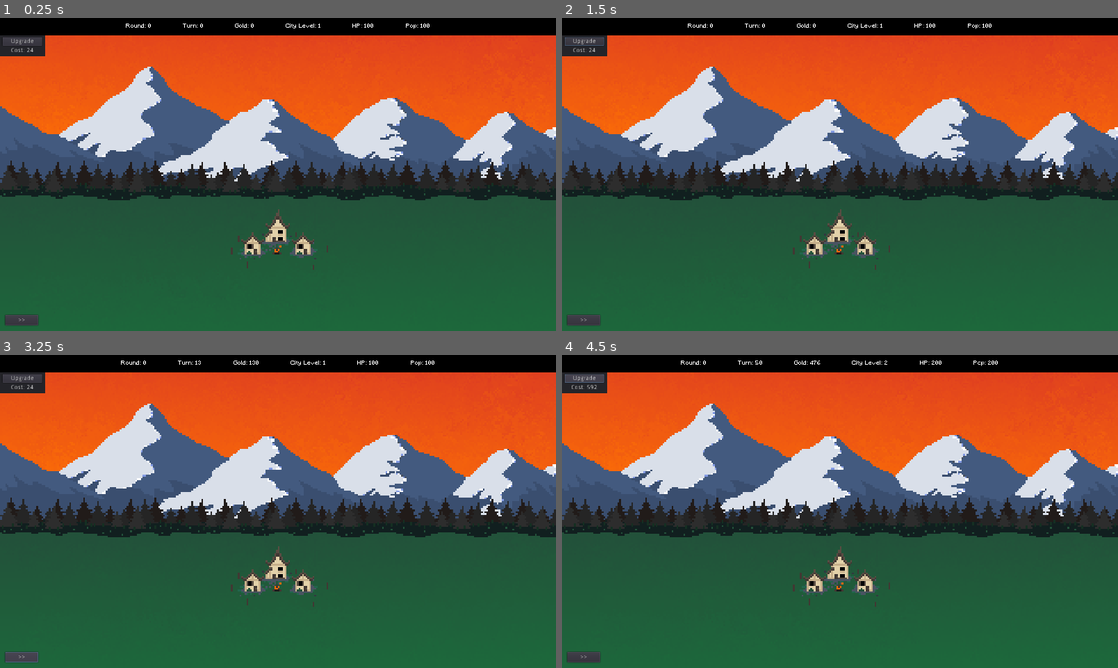
Above: before the commit, frames 1-4 (two rows, left to right).
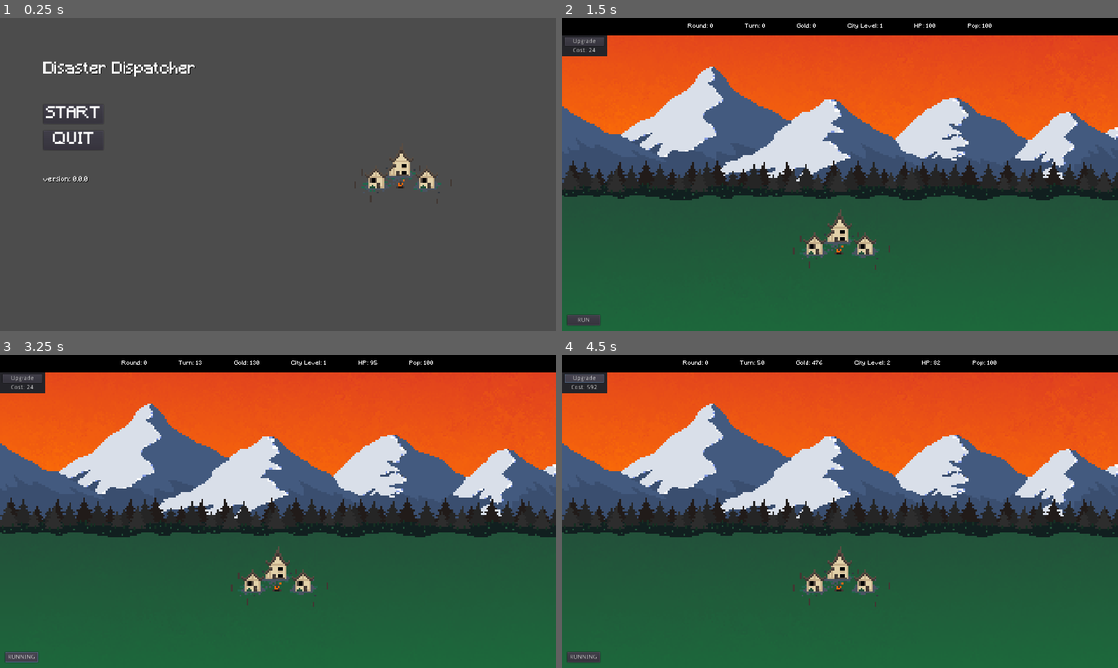
Above: after the commit, the same moments.

Repository: terrainbuilder52/Disaster_Dispatcher
Game: Godot game, scene res://scenes/TitleMenu.tscn
Same seed, same stepped clock (60 frames per second), same inputs: the game is played once before the commit and once after it. Before the commit the project starts from res://scenes/Main_Scene.tscn.
Inputs (mouse positions are in pixels of both pictures, inside the frame that each line leads up to):
- Up to frame 1 (0.25 s): no input
- Up to frame 2 (1.5 s): click (584, 43) at 0.5 s, where only the run before the commit has a clickable "Upgrade"; click (634, 115) at 1.25 s, where only the run after the commit has a clickable "START"
- Up to frame 3 (3.25 s): click "Upgrade" at 2 s; click ">>" (after the commit: "RUN") at 2.75 s
- Up to frame 4 (4.5 s): click ">>" (after the commit: "RUNNING") at 3.5 s; click "Upgrade" at 4.25 s

The runs differ from the first frame. In frame 1, 99% of the frame differs, in the area x 0-100%, y 0-100%; in frame 2, less than 0.1%; in frame 3, 0.2%; in frame 4, 0.3%.

Commit message:
Added basic Title screen. YOU CAN ALSO DIE!

Diff:
--- a/Disaster_Dispatcher/City.gd
+++ b/Disaster_Dispatcher/City.gd
@@ -3,9 +3,13 @@
 var city_level = 1
 var max_city_level = 4
 var health = 100
+var max_health = 100
 var population = 100
+var max_population = 100
 
 var city_upgrade_cost
+
+signal has_died
 # Called when the node enters the scene tree for the first time.
 #Sets Labels
 func _ready():
@@ -24,10 +28,17 @@
 	main_scene.get_node("WorldUI/StatsLabels/VBoxContainer/HealthLabel").text = "HP: " + str(health)
 	main_scene.get_node("WorldUI/StatsLabels/VBoxContainer/PopulationLabel").text = "Pop: " + str(population)
 
+	#Hide menu when max upgrade
 	if city_level >= max_city_level:
 		$"../WorldUI/ActionMenu".hide()
 
+	#Calculate cost of city upgrade
 	city_upgrade_cost = int(pow(100, log(city_level * 2)))
+
+	#Check city health and population
+	if health <= 0 or population <= 0:
+		emit_signal("has_died")
+
 #Passive Gold generation
 func _on_World_turn_passed():
 	gold += 10
@@ -38,6 +49,10 @@
 		if gold >= city_upgrade_cost:
 			#Change stats
 			gold -= city_upgrade_cost
-			health += 100
-			population += 100
+			max_health += 100
+			max_population += 100
 			city_level += 1
+
+
+func _on_World_fire_disaster():
+	health -= 1
--- a/Disaster_Dispatcher/Main_Scene.gd
+++ b/Disaster_Dispatcher/Main_Scene.gd
@@ -6,6 +6,11 @@
 
 var disaster_list = []
 var disasters_list = ["CLEAR", "FIRE"]
+
+signal clear_disaster
+signal fire_disaster
+
+
 signal turn_passed
 
 var start_game = false
@@ -20,10 +25,10 @@
 		time += 1
 		if time > time_passed:
 
-			if disasters_list[0] in disaster_list[turn]:
-				pass
-			elif disasters_list[1] in disaster_list[turn]:
-				pass
+			if disasters_list[0] in disaster_list[turn]: # Clear day
+				emit_signal("clear_disaster")
+			elif disasters_list[1] in disaster_list[turn]: # Fire
+				emit_signal("fire_disaster")
 
 			#NEXT TURN LOGIC
 			time = 0
@@ -33,6 +38,10 @@
 	$WorldUI/StatsLabels/VBoxContainer/TurnLabel.text = "Turn: " + str(turn)
 	$WorldUI/StatsLabels/VBoxContainer/RoundLabel.text = "Round: " + str(game_round)
 
+	if start_game == false:
+		$WorldUI/StartGameButton.text = "RUN"
+	elif start_game == true:
+		$WorldUI/StartGameButton.text = "RUNNING"
 	#Restart Turn
 	if turn >= 100:
 		turn = 0
@@ -51,3 +60,6 @@
 	#Generate disaster map
 	for i in range(100):
 		disaster_list.append(disasters_list[int(rand_range(0, disasters_list.size()))])
+
+func _on_City_has_died():
+	get_tree().quit()
--- /dev/null
+++ b/Disaster_Dispatcher/QuitButton.gd
@@ -0,0 +1,20 @@
+extends Button
+
+
+# Declare member variables here. Examples:
+# var a = 2
+# var b = "text"
+
+
+# Called when the node enters the scene tree for the first time.
+func _ready():
+	pass # Replace with function body.
+
+
+# Called every frame. 'delta' is the elapsed time since the previous frame.
+#func _process(delta):
+#	pass
+
+
+func _on_QuitButton_pressed():
+	get_tree().quit()
--- /dev/null
+++ b/Disaster_Dispatcher/StartButton.gd
@@ -0,0 +1,20 @@
+extends Button
+
+
+# Declare member variables here. Examples:
+# var a = 2
+# var b = "text"
+
+
+# Called when the node enters the scene tree for the first time.
+func _ready():
+	pass # Replace with function body.
+
+
+# Called every frame. 'delta' is the elapsed time since the previous frame.
+#func _process(delta):
+#	pass
+
+
+func _on_StartButton_pressed():
+	get_tree().change_scene("res://scenes/Main_Scene.tscn")
--- /dev/null
+++ b/Disaster_Dispatcher/Title.tres
@@ -0,0 +1,431 @@
+[gd_resource type="Theme" load_steps=4 format=2]
+
+[sub_resource type="StyleBoxFlat" id=1]
+bg_color = Color( 0, 0, 0, 1 )
+
+[sub_resource type="DynamicFontData" id=2]
+font_path = "res://assets/fonts/Minecraft.ttf"
+
+[sub_resource type="DynamicFont" id=3]
+size = 37
+font_data = SubResource( 2 )
+
+[resource]
+default_font = SubResource( 3 )
+Button/colors/font_color = Color( 1, 1, 1, 1 )
+Button/colors/font_color_disabled = Color( 0, 0, 0, 1 )
+Button/colors/font_color_hover = Color( 0, 0, 0, 1 )
+Button/colors/font_color_pressed = Color( 0, 0, 0, 1 )
+Button/constants/hseparation = 2
+Button/fonts/font = null
+Button/styles/disabled = null
+Button/styles/focus = null
+Button/styles/hover = null
+Button/styles/normal = null
+Button/styles/pressed = null
+CheckBox/colors/font_color = Color( 0, 0, 0, 1 )
+CheckBox/colors/font_color_disabled = Color( 0, 0, 0, 1 )
+CheckBox/colors/font_color_hover = Color( 0, 0, 0, 1 )
+CheckBox/colors/font_color_hover_pressed = Color( 0, 0, 0, 1 )
+CheckBox/colors/font_color_pressed = Color( 0, 0, 0, 1 )
+CheckBox/constants/check_vadjust = 0
+CheckBox/constants/hseparation = 4
+CheckBox/fonts/font = null
+CheckBox/icons/checked = null
+CheckBox/icons/radio_checked = null
+CheckBox/icons/radio_unchecked = null
+CheckBox/icons/unchecked = null
+CheckBox/styles/disabled = null
+CheckBox/styles/focus = null
+CheckBox/styles/hover = null
+CheckBox/styles/hover_pressed = null
+CheckBox/styles/normal = null
+CheckBox/styles/pressed = null
+CheckButton/colors/font_color = Color( 0, 0, 0, 1 )
+CheckButton/colors/font_color_disabled = Color( 0, 0, 0, 1 )
+CheckButton/colors/font_color_hover = Color( 0, 0, 0, 1 )
+CheckButton/colors/font_color_hover_pressed = Color( 0, 0, 0, 1 )
+CheckButton/colors/font_color_pressed = Color( 0, 0, 0, 1 )
+CheckButton/constants/check_vadjust = 0
+CheckButton/constants/hseparation = 4
+CheckButton/fonts/font = null
+CheckButton/icons/off = null
+CheckButton/icons/off_disabled = null
+CheckButton/icons/on = null
+CheckButton/icons/on_disabled = null
+CheckButton/styles/disabled = null
+CheckButton/styles/focus = null
+CheckButton/styles/hover = null
+CheckButton/styles/hover_pressed = null
+CheckButton/styles/normal = null
+CheckButton/styles/pressed = null
+ColorPicker/constants/h_width = 30
+ColorPicker/constants/label_width = 10
+ColorPicker/constants/margin = 4
+ColorPicker/constants/sv_height = 256
+ColorPicker/constants/sv_width = 256
+ColorPicker/icons/add_preset = null
+ColorPicker/icons/color_hue = null
+ColorPicker/icons/color_sample = null
+ColorPicker/icons/overbright_indicator = null
+ColorPicker/icons/preset_bg = null
+ColorPicker/icons/screen_picker = null
+ColorPickerButton/colors/font_color = Color( 0, 0, 0, 1 )
+ColorPickerButton/colors/font_color_disabled = Color( 0, 0, 0, 1 )
+ColorPickerButton/colors/font_color_hover = Color( 0, 0, 0, 1 )
+ColorPickerButton/colors/font_color_pressed = Color( 0, 0, 0, 1 )
+ColorPickerButton/constants/hseparation = 2
+ColorPickerButton/fonts/font = null
+ColorPickerButton/icons/bg = null
+ColorPickerButton/styles/disabled = null
+ColorPickerButton/styles/focus = null
+ColorPickerButton/styles/hover = null
+ColorPickerButton/styles/normal = null
+ColorPickerButton/styles/pressed = null
+Dialogs/constants/button_margin = 32
+Dialogs/constants/margin = 8
+FileDialog/colors/files_disabled = Color( 0, 0, 0, 1 )
+FileDialog/colors/folder_icon_modulate = Color( 0, 0, 0, 1 )
+FileDialog/icons/folder = null
+FileDialog/icons/parent_folder = null
+FileDialog/icons/reload = null
+FileDialog/icons/toggle_hidden = null
+Fonts/fonts/large = null
+Fonts/fonts/normal = null
+GraphEdit/colors/activity = Color( 0, 0, 0, 1 )
+GraphEdit/colors/grid_major = Color( 0, 0, 0, 1 )
+GraphEdit/colors/grid_minor = Color( 0, 0, 0, 1 )
+GraphEdit/colors/selection_fill = Color( 0, 0, 0, 1 )
+GraphEdit/colors/selection_stroke = Color( 0, 0, 0, 1 )
+GraphEdit/constants/bezier_len_neg = 160
+GraphEdit/constants/bezier_len_pos = 80
+GraphEdit/constants/port_grab_distance_horizontal = 48
+GraphEdit/constants/port_grab_distance_vertical = 6
+GraphEdit/icons/minus = null
+GraphEdit/icons/more = null
+GraphEdit/icons/reset = null
+GraphEdit/icons/snap = null
+GraphEdit/styles/bg = null
+GraphNode/colors/close_color = Color( 0, 0, 0, 1 )
+GraphNode/colors/resizer_color = Color( 0, 0, 0, 1 )
+GraphNode/colors/title_color = Color( 0, 0, 0, 1 )
+GraphNode/constants/close_offset = 18
+GraphNode/constants/port_offset = 3
+GraphNode/constants/separation = 1
+GraphNode/constants/title_offset = 20
+GraphNode/fonts/title_font = null
+GraphNode/icons/close = null
+GraphNode/icons/port = null
+GraphNode/icons/resizer = null
+GraphNode/styles/breakpoint = null
+GraphNode/styles/comment = null
+GraphNode/styles/commentfocus = null
+GraphNode/styles/defaultfocus = null
+GraphNode/styles/defaultframe = null
+GraphNode/styles/frame = null
+GraphNode/styles/position = null
+GraphNode/styles/selectedframe = null
+GridContainer/constants/hseparation = 4
+GridContainer/constants/vseparation = 4
+HBoxContainer/constants/separation = 4
+HScrollBar/icons/decrement = null
+HScrollBar/icons/decrement_highlight = null
+HScrollBar/icons/increment = null
+HScrollBar/icons/increment_highlight = null
+HScrollBar/styles/grabber = null
+HScrollBar/styles/grabber_highlight = null
+HScrollBar/styles/grabber_pressed = null
+HScrollBar/styles/scroll = null
+HScrollBar/styles/scroll_focus = null
+HSeparator/constants/separation = 4
+HSeparator/styles/separator = null
+HSlider/icons/grabber = null
+HSlider/icons/grabber_disabled = null
+HSlider/icons/grabber_highlight = null
+HSlider/icons/tick = null
+HSlider/styles/grabber_area = null
+HSlider/styles/slider = null
+HSplitContainer/constants/autohide = 1
+HSplitContainer/constants/separation = 12
+HSplitContainer/icons/grabber = null
+HSplitContainer/styles/bg = null
+Icons/icons/close = null
+ItemList/colors/font_color = Color( 0, 0, 0, 1 )
+ItemList/colors/font_color_selected = Color( 0, 0, 0, 1 )
+ItemList/colors/guide_color = Color( 0, 0, 0, 1 )
+ItemList/constants/hseparation = 4
+ItemList/constants/icon_margin = 4
+ItemList/constants/line_separation = 2
+ItemList/constants/vseparation = 2
+ItemList/fonts/font = null
+ItemList/styles/bg = null
+ItemList/styles/bg_focus = null
+ItemList/styles/cursor = null
+ItemList/styles/cursor_unfocused = null
+ItemList/styles/selected = null
+ItemList/styles/selected_focus = null
+Label/colors/font_color = Color( 1, 1, 1, 1 )
+Label/colors/font_color_shadow = Color( 0, 0, 0, 1 )
+Label/colors/font_outline_modulate = Color( 0, 0, 0, 1 )
+Label/constants/line_spacing = 3
+Label/constants/shadow_as_outline = 0
+Label/constants/shadow_offset_x = 1
+Label/constants/shadow_offset_y = 1
+Label/fonts/font = null
+Label/styles/normal = null
+LineEdit/colors/clear_button_color = Color( 0, 0, 0, 1 )
+LineEdit/colors/clear_button_color_pressed = Color( 0, 0, 0, 1 )
+LineEdit/colors/cursor_color = Color( 0, 0, 0, 1 )
+LineEdit/colors/font_color = Color( 0, 0, 0, 1 )
+LineEdit/colors/font_color_selected = Color( 0, 0, 0, 1 )
+LineEdit/colors/font_color_uneditable = Color( 0, 0, 0, 1 )
+LineEdit/colors/selection_color = Color( 0, 0, 0, 1 )
+LineEdit/constants/minimum_spaces = 12
+LineEdit/fonts/font = null
+LineEdit/icons/clear = null
+LineEdit/styles/focus = null
+LineEdit/styles/normal = null
+LineEdit/styles/read_only = null
+LinkButton/colors/font_color = Color( 0, 0, 0, 1 )
+LinkButton/colors/font_color_hover = Color( 0, 0, 0, 1 )
+LinkButton/colors/font_color_pressed = Color( 0, 0, 0, 1 )
+LinkButton/constants/underline_spacing = 2
+LinkButton/fonts/font = null
+LinkButton/styles/focus = null
+MarginContainer/constants/margin_bottom = 0
+MarginContainer/constants/margin_left = 0
+MarginContainer/constants/margin_right = 0
+MarginContainer/constants/margin_top = 0
+MenuButton/colors/font_color = Color( 0, 0, 0, 1 )
+MenuButton/colors/font_color_disabled = Color( 0, 0, 0, 1 )
+MenuButton/colors/font_color_hover = Color( 0, 0, 0, 1 )
+MenuButton/colors/font_color_pressed = Color( 0, 0, 0, 1 )
+MenuButton/constants/hseparation = 3
+MenuButton/fonts/font = null
+MenuButton/styles/disabled = null
+MenuButton/styles/focus = null
+MenuButton/styles/hover = null
+MenuButton/styles/normal = null
+MenuButton/styles/pressed = null
+OptionButton/colors/font_color = Color( 0, 0, 0, 1 )
+OptionButton/colors/font_color_disabled = Color( 0, 0, 0, 1 )
+OptionButton/colors/font_color_hover = Color( 0, 0, 0, 1 )
+OptionButton/colors/font_color_pressed = Color( 0, 0, 0, 1 )
+OptionButton/constants/arrow_margin = 2
+OptionButton/constants/hseparation = 2
+OptionButton/fonts/font = null
+OptionButton/icons/arrow = null
+OptionButton/styles/disabled = null
+OptionButton/styles/focus = null
+OptionButton/styles/hover = null
+OptionButton/styles/normal = null
+OptionButton/styles/pressed = null
+Panel/styles/panel = SubResource( 1 )
+PanelContainer/styles/panel = null
+PopupDialog/styles/panel = null
+PopupMenu/colors/font_color = Color( 0, 0, 0, 1 )
+PopupMenu/colors/font_color_accel = Color( 0, 0, 0, 1 )
+PopupMenu/colors/font_color_disabled = Color( 0, 0, 0, 1 )
+PopupMenu/colors/font_color_hover = Color( 0, 0, 0, 1 )
+PopupMenu/constants/hseparation = 4
+PopupMenu/constants/vseparation = 4
+PopupMenu/fonts/font = null
+PopupMenu/icons/checked = null
+PopupMenu/icons/radio_checked = null
+PopupMenu/icons/radio_unchecked = null
+PopupMenu/icons/submenu = null
+PopupMenu/icons/unchecked = null
+PopupMenu/styles/hover = null
+PopupMenu/styles/labeled_separator_left = null
+PopupMenu/styles/labeled_separator_right = null
+PopupMenu/styles/panel = null
+PopupMenu/styles/panel_disabled = null
+PopupMenu/styles/separator = null
+PopupPanel/styles/panel = null
+ProgressBar/colors/font_color = Color( 0, 0, 0, 1 )
+ProgressBar/colors/font_color_shadow = Color( 0, 0, 0, 1 )
+ProgressBar/fonts/font = null
+ProgressBar/styles/bg = null
+ProgressBar/styles/fg = null
+RichTextLabel/colors/default_color = Color( 0, 0, 0, 1 )
+RichTextLabel/colors/font_color_selected = Color( 0, 0, 0, 1 )
+RichTextLabel/colors/font_color_shadow = Color( 0, 0, 0, 1 )
+RichTextLabel/colors/selection_color = Color( 0, 0, 0, 1 )
+RichTextLabel/constants/line_separation = 1
+RichTextLabel/constants/shadow_as_outline = 0
+RichTextLabel/constants/shadow_offset_x = 1
+RichTextLabel/constants/shadow_offset_y = 1
+RichTextLabel/constants/table_hseparation = 3
+RichTextLabel/constants/table_vseparation = 3
+RichTextLabel/fonts/bold_font = null
+RichTextLabel/fonts/bold_italics_font = null
+RichTextLabel/fonts/italics_font = null
+RichTextLabel/fonts/mono_font = null
+RichTextLabel/fonts/normal_font = null
+RichTextLabel/styles/focus = null
+RichTextLabel/styles/normal = null
+ScrollContainer/styles/bg = null
+SpinBox/icons/updown = null
+TabContainer/colors/font_color_bg = Color( 0, 0, 0, 1 )
+TabContainer/colors/font_color_disabled = Color( 0, 0, 0, 1 )
+TabContainer/colors/font_color_fg = Color( 0, 0, 0, 1 )
+TabContainer/constants/hseparation = 4
+TabContainer/constants/label_valign_bg = 2
+TabContainer/constants/label_valign_fg = 0
+TabContainer/constants/side_margin = 8
+TabContainer/constants/top_margin = 24
+TabContainer/fonts/font = null
+TabContainer/icons/decrement = null
+TabContainer/icons/decrement_highlight = null
+TabContainer/icons/increment = null
+TabContainer/icons/increment_highlight = null
+TabContainer/icons/menu = null
+TabContainer/icons/menu_highlight = null
+TabContainer/styles/panel = null
+TabContainer/styles/tab_bg = null
+TabContainer/styles/tab_disabled = null
+TabContainer/styles/tab_fg = null
+Tabs/colors/font_color_bg = Color( 0, 0, 0, 1 )
+Tabs/colors/font_color_disabled = Color( 0, 0, 0, 1 )
+Tabs/colors/font_color_fg = Color( 0, 0, 0, 1 )
+Tabs/constants/hseparation = 4
+Tabs/constants/label_valign_bg = 2
+Tabs/constants/label_valign_fg = 0
+Tabs/constants/top_margin = 24
+Tabs/fonts/font = null
+Tabs/icons/close = null
+Tabs/icons/decrement = null
+Tabs/icons/decrement_highlight = null
+Tabs/icons/increment = null
+Tabs/icons/increment_highlight = null
+Tabs/styles/button = null
+Tabs/styles/button_pressed = null
+Tabs/styles/panel = null
+Tabs/styles/tab_bg = null
+Tabs/styles/tab_disabled = null
+Tabs/styles/tab_fg = null
+TextEdit/colors/background_color = Color( 0, 0, 0, 1 )
+TextEdit/colors/bookmark_color = Color( 0, 0, 0, 1 )
+TextEdit/colors/brace_mismatch_color = Color( 0, 0, 0, 1 )
+TextEdit/colors/breakpoint_color = Color( 0, 0, 0, 1 )
+TextEdit/colors/caret_background_color = Color( 0, 0, 0, 1 )
+TextEdit/colors/caret_color = Color( 0, 0, 0, 1 )
+TextEdit/colors/code_folding_color = Color( 0, 0, 0, 1 )
+TextEdit/colors/completion_background_color = Color( 0, 0, 0, 1 )
+TextEdit/colors/completion_existing_color = Color( 0, 0, 0, 1 )
+TextEdit/colors/completion_font_color = Color( 0, 0, 0, 1 )
+TextEdit/colors/completion_scroll_color = Color( 0, 0, 0, 1 )
+TextEdit/colors/completion_selected_color = Color( 0, 0, 0, 1 )
+TextEdit/colors/current_line_color = Color( 0, 0, 0, 1 )
+TextEdit/colors/executing_line_color = Color( 0, 0, 0, 1 )
+TextEdit/colors/font_color = Color( 0, 0, 0, 1 )
+TextEdit/colors/font_color_readonly = Color( 0, 0, 0, 1 )
+TextEdit/colors/font_color_selected = Color( 0, 0, 0, 1 )
+TextEdit/colors/function_color = Color( 0, 0, 0, 1 )
+TextEdit/colors/line_number_color = Color( 0, 0, 0, 1 )
+TextEdit/colors/mark_color = Color( 0, 0, 0, 1 )
+TextEdit/colors/member_variable_color = Color( 0, 0, 0, 1 )
+TextEdit/colors/number_color = Color( 0, 0, 0, 1 )
+TextEdit/colors/safe_line_number_color = Color( 0, 0, 0, 1 )
+TextEdit/colors/selection_color = Color( 0, 0, 0, 1 )
+TextEdit/colors/symbol_color = Color( 0, 0, 0, 1 )
+TextEdit/colors/word_highlighted_color = Color( 0, 0, 0, 1 )
+TextEdit/constants/completion_lines = 7
+TextEdit/constants/completion_max_width = 50
+TextEdit/constants/completion_scroll_width = 3
+TextEdit/constants/line_spacing = 4
+TextEdit/fonts/font = null
+TextEdit/icons/fold = null
+TextEdit/icons/folded = null
+TextEdit/icons/space = null
+TextEdit/icons/tab = null
+TextEdit/styles/completion = null
+TextEdit/styles/focus = null
+TextEdit/styles/normal = null
+TextEdit/styles/read_only = null
+ToolButton/colors/font_color = Color( 0, 0, 0, 1 )
+ToolButton/colors/font_color_disabled = Color( 0, 0, 0, 1 )
+ToolButton/colors/font_color_hover = Color( 0, 0, 0, 1 )
+ToolButton/colors/font_color_pressed = Color( 0, 0, 0, 1 )
+ToolButton/constants/hseparation = 3
+ToolButton/fonts/font = null
+ToolButton/styles/disabled = null
+ToolButton/styles/focus = null
+ToolButton/styles/hover = null
+ToolButton/styles/normal = null
+ToolButton/styles/pressed = null
+TooltipLabel/colors/font_color = Color( 0, 0, 0, 1 )
+TooltipLabel/colors/font_color_shadow = Color( 0, 0, 0, 1 )
+TooltipLabel/constants/shadow_offset_x = 1
+TooltipLabel/constants/shadow_offset_y = 1
+TooltipLabel/fonts/font = null
+TooltipPanel/styles/panel = null
+Tree/colors/cursor_color = Color( 0, 0, 0, 1 )
+Tree/colors/custom_button_font_highlight = Color( 0, 0, 0, 1 )
+Tree/colors/drop_position_color = Color( 0, 0, 0, 1 )
+Tree/colors/font_color = Color( 0, 0, 0, 1 )
+Tree/colors/font_color_selected = Color( 0, 0, 0, 1 )
+Tree/colors/guide_color = Color( 0, 0, 0, 1 )
+Tree/colors/relationship_line_color = Color( 0, 0, 0, 1 )
+Tree/colors/selection_color = Color( 0, 0, 0, 1 )
+Tree/colors/title_button_color = Color( 0, 0, 0, 1 )
+Tree/constants/button_margin = 4
+Tree/constants/draw_guides = 1
+Tree/constants/draw_relationship_lines = 0
+Tree/constants/hseparation = 4
+Tree/constants/item_margin = 12
+Tree/constants/scroll_border = 4
+Tree/constants/scroll_speed = 12
+Tree/constants/vseparation = 4
+Tree/fonts/font = null
+Tree/fonts/title_button_font = null
+Tree/icons/arrow = null
+Tree/icons/arrow_collapsed = null
+Tree/icons/checked = null
+Tree/icons/select_arrow = null
+Tree/icons/unchecked = null
+Tree/icons/updown = null
+Tree/styles/bg = null
+Tree/styles/bg_focus = null
+Tree/styles/button_pressed = null
+Tree/styles/cursor = null
+Tree/styles/cursor_unfocused = null
+Tree/styles/custom_button = null
+Tree/styles/custom_button_hover = null
+Tree/styles/custom_button_pressed = null
+Tree/styles/selected = null
+Tree/styles/selected_focus = null
+Tree/styles/title_button_hover = null
+Tree/styles/title_button_normal = null
+Tree/styles/title_button_pressed = null
+VBoxContainer/constants/separation = 4
+VScrollBar/icons/decrement = null
+VScrollBar/icons/decrement_highlight = null
+VScrollBar/icons/increment = null
+VScrollBar/icons/increment_highlight = null
+VScrollBar/styles/grabber = null
+VScrollBar/styles/grabber_highlight = null
+VScrollBar/styles/grabber_pressed = null
+VScrollBar/styles/scroll = null
+VScrollBar/styles/scroll_focus = null
+VSeparator/constants/separation = 4
+VSeparator/styles/separator = null
+VSlider/icons/grabber = null
+VSlider/icons/grabber_disabled = null
+VSlider/icons/grabber_highlight = null
+VSlider/icons/tick = null
+VSlider/styles/grabber_area = null
+VSlider/styles/slider = null
+VSplitContainer/constants/autohide = 1
+VSplitContainer/constants/separation = 12
+VSplitContainer/icons/grabber = null
+VSplitContainer/styles/bg = null
+WindowDialog/colors/title_color = Color( 0, 0, 0, 1 )
+WindowDialog/constants/close_h_ofs = 18
+WindowDialog/constants/close_v_ofs = 18
+WindowDialog/constants/scaleborder_size = 4
+WindowDialog/constants/title_height = 20
+WindowDialog/fonts/title_font = null
+WindowDialog/icons/close = null
+WindowDialog/icons/close_highlight = null
+WindowDialog/styles/panel = null
--- a/Disaster_Dispatcher/project.godot
+++ b/Disaster_Dispatcher/project.godot
@@ -16,7 +16,7 @@
 [application]
 
 config/name="Disaster_Dispatcher"
-run/main_scene="res://scenes/Main_Scene.tscn"
+run/main_scene="res://scenes/TitleMenu.tscn"
 config/icon="res://icon.png"
 
 [display]
--- a/Disaster_Dispatcher/scenes/Main_Scene.tscn
+++ b/Disaster_Dispatcher/scenes/Main_Scene.tscn
@@ -15,7 +15,9 @@
 position = Vector2( 640, 512 )
 
 [node name="WorldUI" parent="." instance=ExtResource( 1 )]
+[connection signal="fire_disaster" from="." to="City" method="_on_World_fire_disaster"]
 [connection signal="turn_passed" from="." to="City" method="_on_World_turn_passed"]
+[connection signal="has_died" from="City" to="." method="_on_City_has_died"]
 [connection signal="pressed" from="WorldUI/ActionMenu/VSplitContainer/VBoxContainer/UpgradeCityButton" to="City" method="_on_UpgradeCityButton_pressed"]
 [connection signal="pressed" from="WorldUI/StartGameButton" to="." method="_on_StartGameButton_pressed"]
 
--- /dev/null
+++ b/Disaster_Dispatcher/scenes/TitleMenu.tscn
@@ -0,0 +1,81 @@
+[gd_scene load_steps=7 format=2]
+
+[ext_resource path="res://StartButton.gd" type="Script" id=1]
+[ext_resource path="res://QuitButton.gd" type="Script" id=2]
+[ext_resource path="res://Title.tres" type="Theme" id=3]
+[ext_resource path="res://assets/fonts/Minecraft.ttf" type="DynamicFontData" id=4]
+[ext_resource path="res://assets/city.png" type="Texture" id=5]
+
+[sub_resource type="DynamicFont" id=1]
+font_data = ExtResource( 4 )
+
+[node name="MarginContainer" type="MarginContainer"]
+anchor_right = 1.0
+anchor_bottom = 1.0
+theme = ExtResource( 3 )
+custom_constants/margin_right = 100
+custom_constants/margin_top = 100
+custom_constants/margin_left = 100
+custom_constants/margin_bottom = 100
+__meta__ = {
+"_edit_use_anchors_": false
+}
+
+[node name="HBoxContainer" type="HBoxContainer" parent="."]
+margin_left = 100.0
+margin_top = 100.0
+margin_right = 1180.0
+margin_bottom = 620.0
+
+[node name="VBoxContainer" type="VBoxContainer" parent="HBoxContainer"]
+margin_right = 564.0
+margin_bottom = 520.0
+size_flags_horizontal = 3
+custom_constants/separation = 61
+
+[node name="Title" type="Label" parent="HBoxContainer/VBoxContainer"]
+margin_right = 564.0
+margin_bottom = 38.0
+text = "Disaster Dispatcher"
+
+[node name="VBoxContainer" type="VBoxContainer" parent="HBoxContainer/VBoxContainer"]
+margin_top = 99.0
+margin_right = 138.0
+margin_bottom = 203.0
+size_flags_horizontal = 0
+custom_constants/separation = 16
+alignment = 1
+
+[node name="StartButton" type="Button" parent="HBoxContainer/VBoxContainer/VBoxContainer"]
+margin_right = 138.0
+margin_bottom = 44.0
+custom_constants/hseparation = 0
+text = "START"
+script = ExtResource( 1 )
+
+[node name="QuitButton" type="Button" parent="HBoxContainer/VBoxContainer/VBoxContainer"]
+margin_top = 60.0
+margin_right = 138.0
+margin_bottom = 104.0
+text = "QUIT"
+script = ExtResource( 2 )
+
+[node name="Version" type="Label" parent="HBoxContainer/VBoxContainer"]
+margin_top = 264.0
+margin_right = 564.0
+margin_bottom = 280.0
+custom_fonts/font = SubResource( 1 )
+text = "version: 0.0.0"
+
+[node name="CenterContainer" type="CenterContainer" parent="HBoxContainer"]
+margin_left = 568.0
+margin_right = 1080.0
+margin_bottom = 520.0
+
+[node name="TextureRect" type="TextureRect" parent="HBoxContainer/CenterContainer"]
+margin_top = 132.0
+margin_right = 512.0
+margin_bottom = 388.0
+texture = ExtResource( 5 )
+[connection signal="pressed" from="HBoxContainer/VBoxContainer/VBoxContainer/StartButton" to="HBoxContainer/VBoxContainer/VBoxContainer/StartButton" method="_on_StartButton_pressed"]
+[connection signal="pressed" from="HBoxContainer/VBoxContainer/VBoxContainer/QuitButton" to="HBoxContainer/VBoxContainer/VBoxContainer/QuitButton" method="_on_QuitButton_pressed"]
Binary file added: Disaster_Dispatcher/assets/background/disaster_dispatcher2.png
Not shown, added: Disaster_Dispatcher/assets/background/disaster_dispatcher2.png.import
